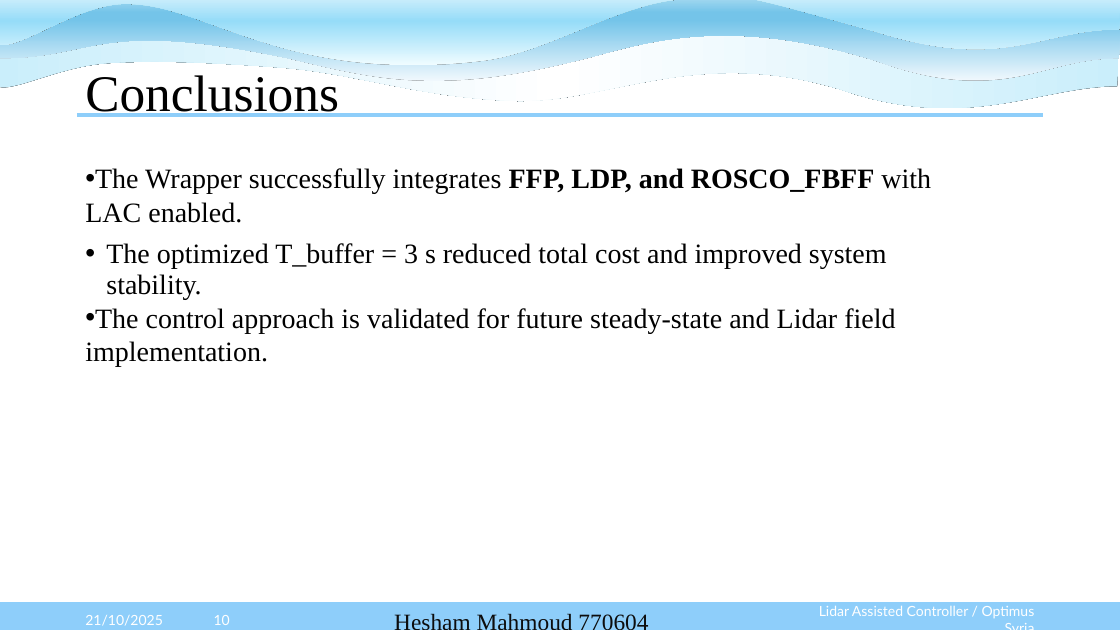
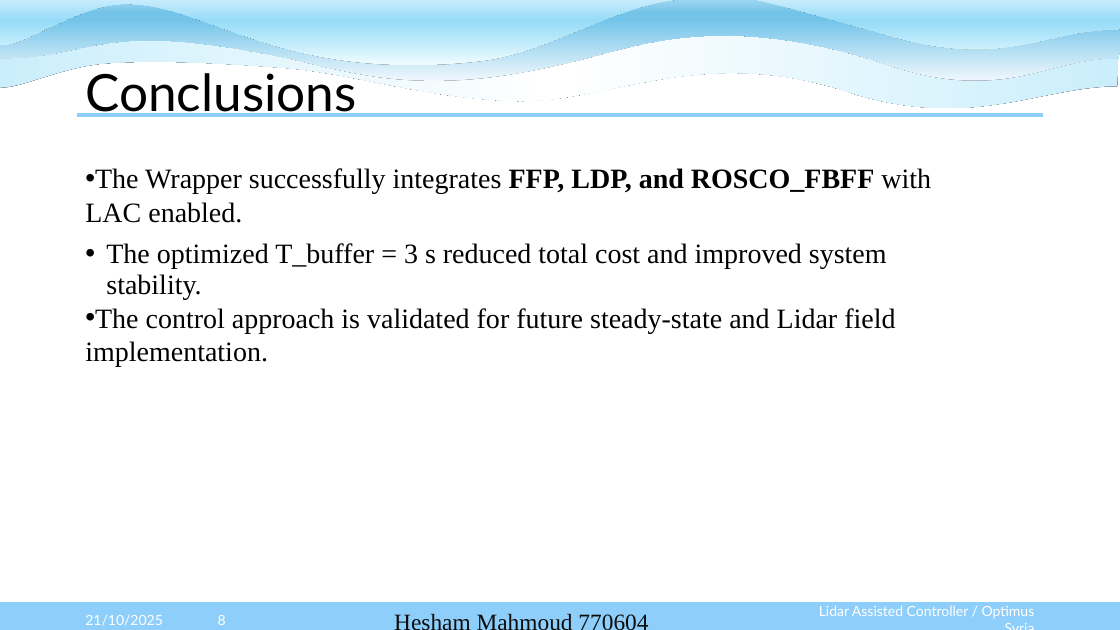
Before and after one commit to Karim-bakhtyar/Optimus-Syria-WEC, a slide deck: slide 8 of 3_Presentations/week 4/Week4 Lidar assisted control.pptx (slide 10 before the commit). Drawn at 1120x630 pixels with LibreOffice and Linux fonts; fonts in the diff are those of the drawing. Boxes give left, top, right and bottom in pixels: in the first picture for what was removed or moved away, otherwise in the second. Text is boxed around its words. In the diff, an @@ line names an element or a change of style, - is before the commit and + after.

```diff
--- a/3_Presentations/week 4/Week4 Lidar assisted control.pptx
+++ b/3_Presentations/week 4/Week4 Lidar assisted control.pptx
@@ title "Conclusions" at <box>85,66,356,117</box>: font Times New Roman to Lato @@
@@ page number at <box>218,615,226,625</box>: text changed @@
-10
+8
```
Also in this commit, not shown: 1 other slide changed, 5 slides added, 7 slides removed.
